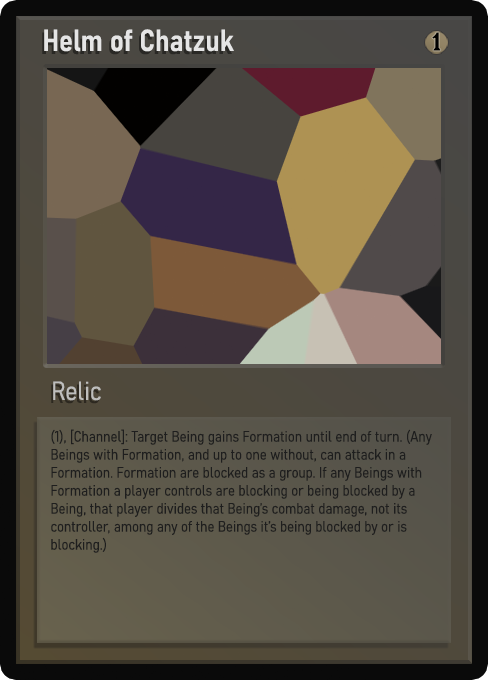
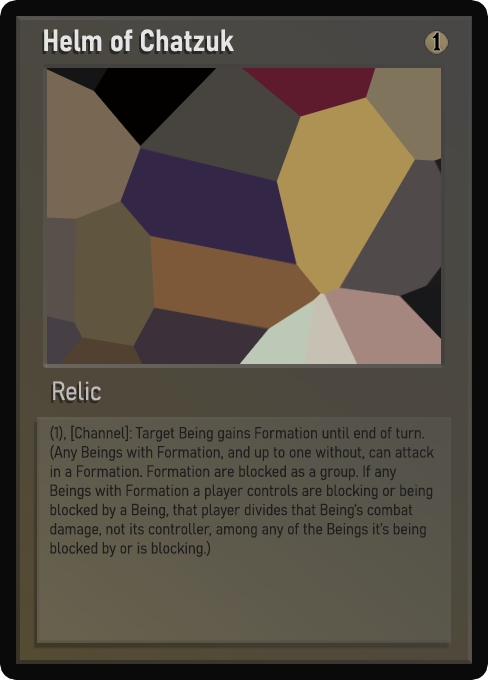
Layers edited between the first and the second (488, 680) image:
renamed "Desc_smaller" to "Desc_small", hid it, moved it above "Desc_smaller", painted on it over [50, 425, 432, 557]
renamed "Desc_small" to "Desc_smaller", showed it, painted on it over [50, 425, 434, 557]
